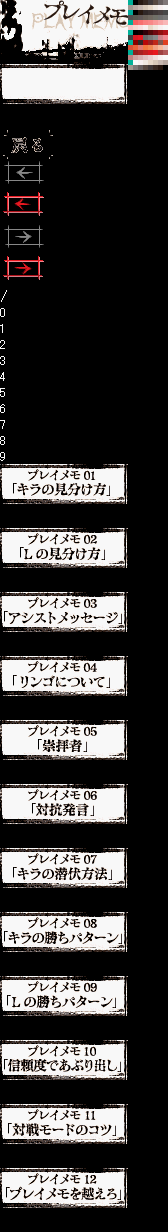
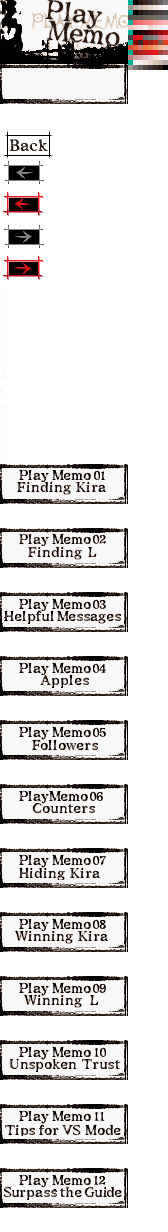
Before/after of a 168px x 1232px layered artwork. What changed in the layer stack:
painted on "playmemo_0_0" over left=44, top=0, right=128, bottom=47
painted on "playmemo_3_0" over left=4, top=135, right=48, bottom=153
painted on "playmemo_20_0" over left=13, top=469, right=110, bottom=496
painted on "playmemo_22_0" over left=19, top=533, right=106, bottom=560
painted on "playmemo_24_0" over left=4, top=597, right=122, bottom=624
painted on "playmemo_26_0" over left=13, top=661, right=110, bottom=688
painted on "playmemo_28_0" over left=19, top=725, right=106, bottom=752
painted on "playmemo_30_0" over left=19, top=789, right=103, bottom=816
painted on "playmemo_32_0" over left=13, top=853, right=112, bottom=880
painted on "playmemo_34_0" over left=4, top=917, right=122, bottom=944
painted on "playmemo_36_0" over left=7, top=981, right=116, bottom=1008
painted on "playmemo_38_0" over left=4, top=1045, right=121, bottom=1072
painted on "playmemo_40_0" over left=5, top=1109, right=122, bottom=1136
painted on "playmemo_42_0" over left=4, top=1173, right=122, bottom=1200
